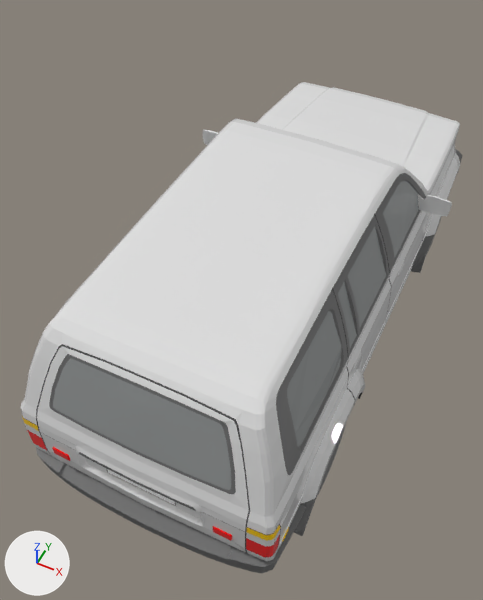
The Blender file vehicles/lc80_export.blend: old version first, new version second.
Camera for both pictures: a 50 mm lens placed at (1.43, -3.95, 4.82), pointed at (-0.16, -0.78, 0.85). Every picture has the same lights, and +X, +Y and +Z are marked at lower left.

In view in the first picture: 'BODY'.
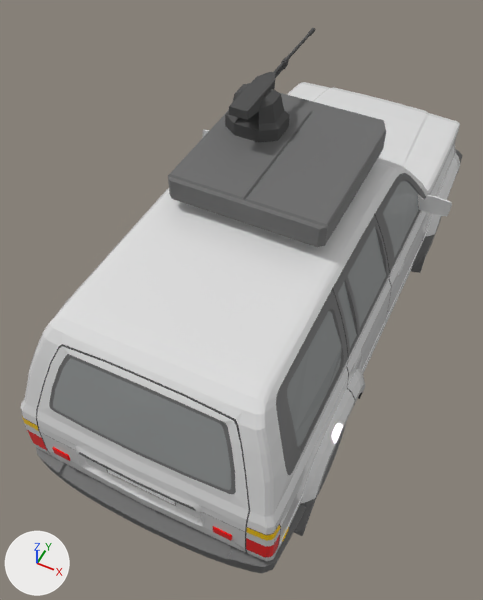
Commit message: work on turrent for jeep

Where the change shows, as pixel boxes (x1, y1, x2, y2) in the pictures (483 x 600 px):
'Cube', added: after (168, 93, 386, 247)
'turrent', added: after (225, 83, 290, 142)
'gun', added: after (229, 28, 315, 120)

The edits, one by one:
Mesh me_cube_003 is new.
It has 132 vertices, 93 faces and spans x -1.0..1.0, y -2.51..8.29, z -1.0..1.0.
It uses material mat_black_black (dark grey #585858).
Mesh me_cube_002 is new.
It has 40 vertices, 36 faces and spans x -1.2..1.2, y -1.0..1.0, z -1.0..5.01.
It uses material mat_black_black (dark grey #585858).
Mesh me_cube is new.
It has 44 vertices, 42 faces and spans x -1.0..1.0, y -1.07..1.23, z -1.0..1.16.
It uses material mat_black__matte (dark grey #6e6e6e).
Object 'gun' (ob_gun) is new; it shows me_cube_003.
Its location is (-0.271, -0.306, 2.392).
Its scale is (0.0654, 0.117, 0.0497).
Object 'turrent' (ob_turrent) is new; it shows me_cube_002.
Its location is (-0.271, -0.306, 2.185).
Its scale is (0.167, 0.167, 0.0462).
Object 'Cube' (ob_cube) is new; it shows me_cube.
Its location is (0.0, -0.5, 2.053).
Its scale is (0.552, 0.552, 0.074).
